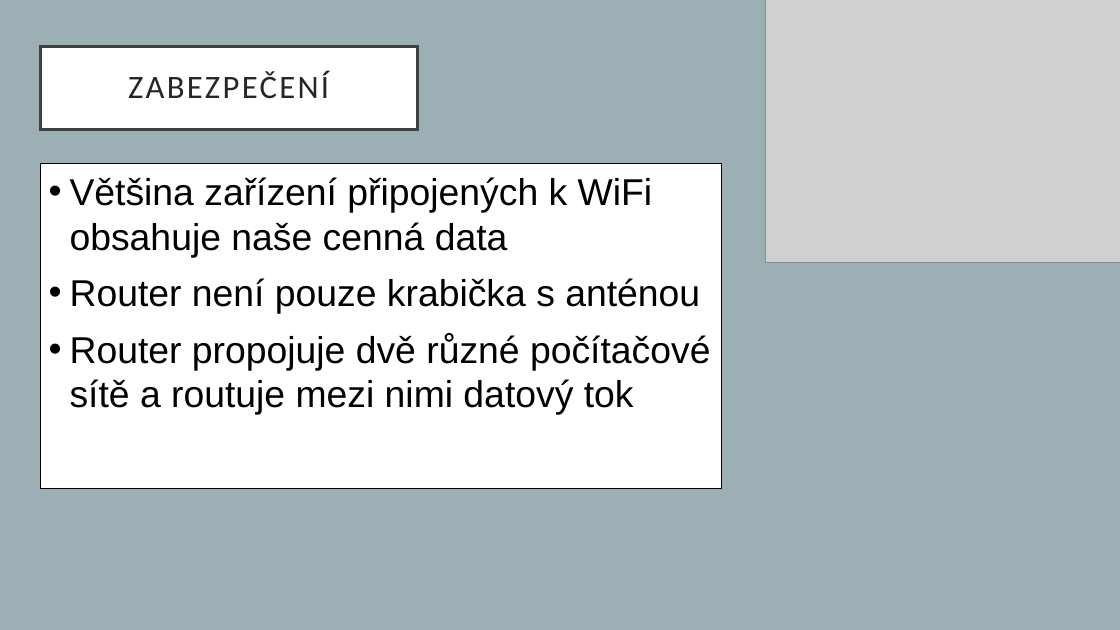
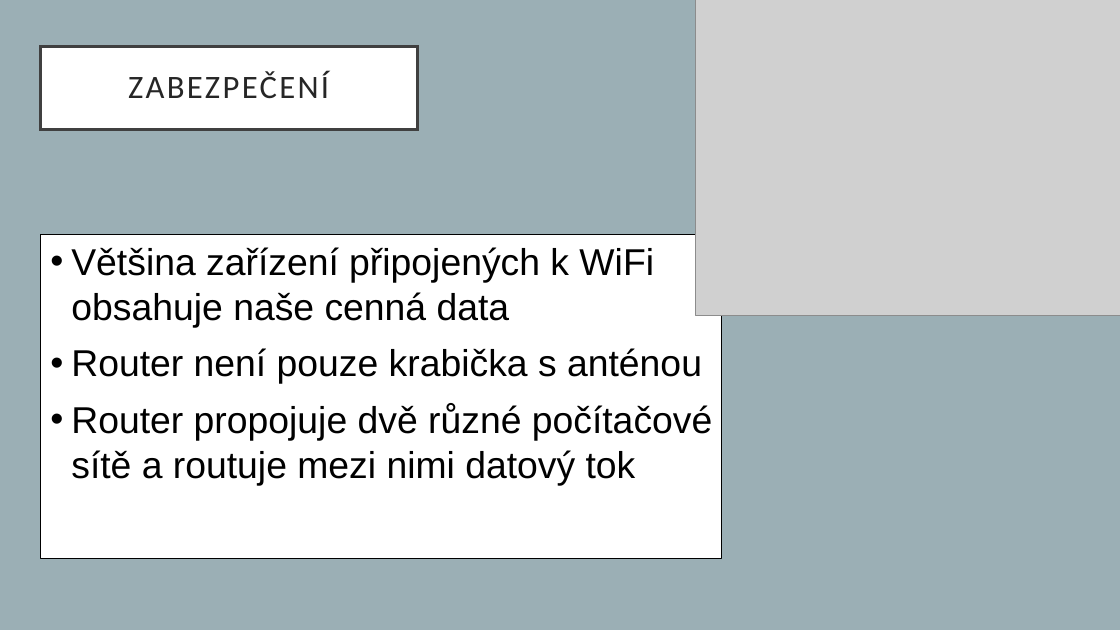
Before and after one commit to proch4zkov4/prezentace-wifi, a slide deck: slide 9 of prochazkova.pptx (slide 8 before the commit). Drawn at 1120x630 pixels with LibreOffice and Linux fonts; fonts in the diff are those of the drawing; grey boxes stand for pictures. Boxes give left, top, right and bottom in pixels: in the first picture for what was removed or moved away, otherwise in the second. Text is boxed around its words. In the diff, an @@ line names an element or a change of style, - is before the commit and + after.

Commit message:
4.

```diff
--- a/prochazkova.pptx
+++ b/prochazkova.pptx
@@ picture: place and size @@
-picture at [765, 0, 1120, 263]
+picture at [696, 0, 1120, 315]
@@ rectangle: place and size @@
-rectangle at [40, 164, 723, 488]
+rectangle at [40, 234, 723, 559]
@@ text "Většina zařízení připojených k WiFi ...": place and size @@
-text "Většina zařízení připojených k WiFi ..." at [70, 177, 710, 415]
+text "Většina zařízení připojených k WiFi ..." at [71, 247, 712, 485]
```
Also in this commit, not shown: 1 other slide changed, 2 slides added, 2 slides removed.
